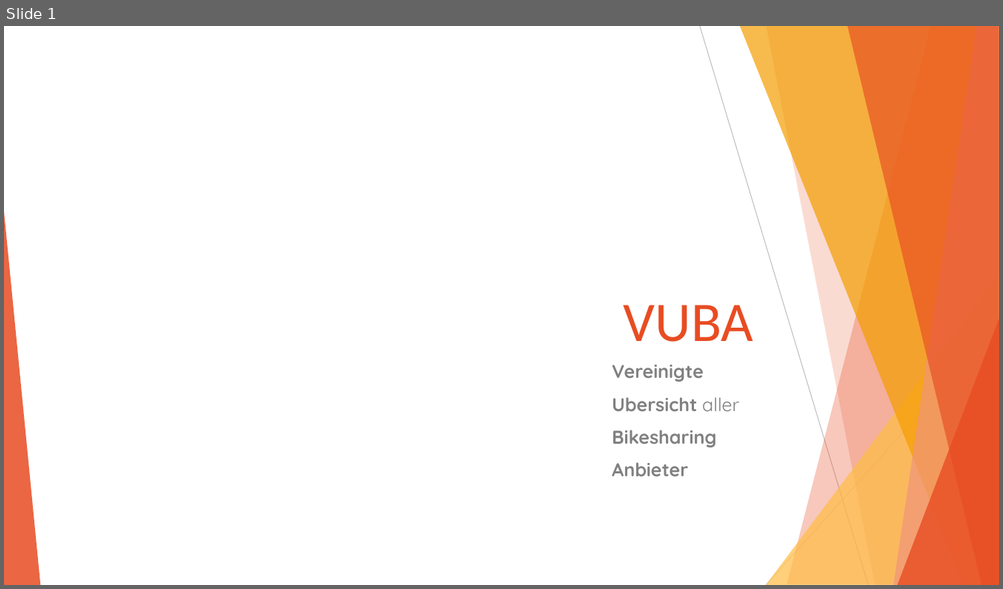
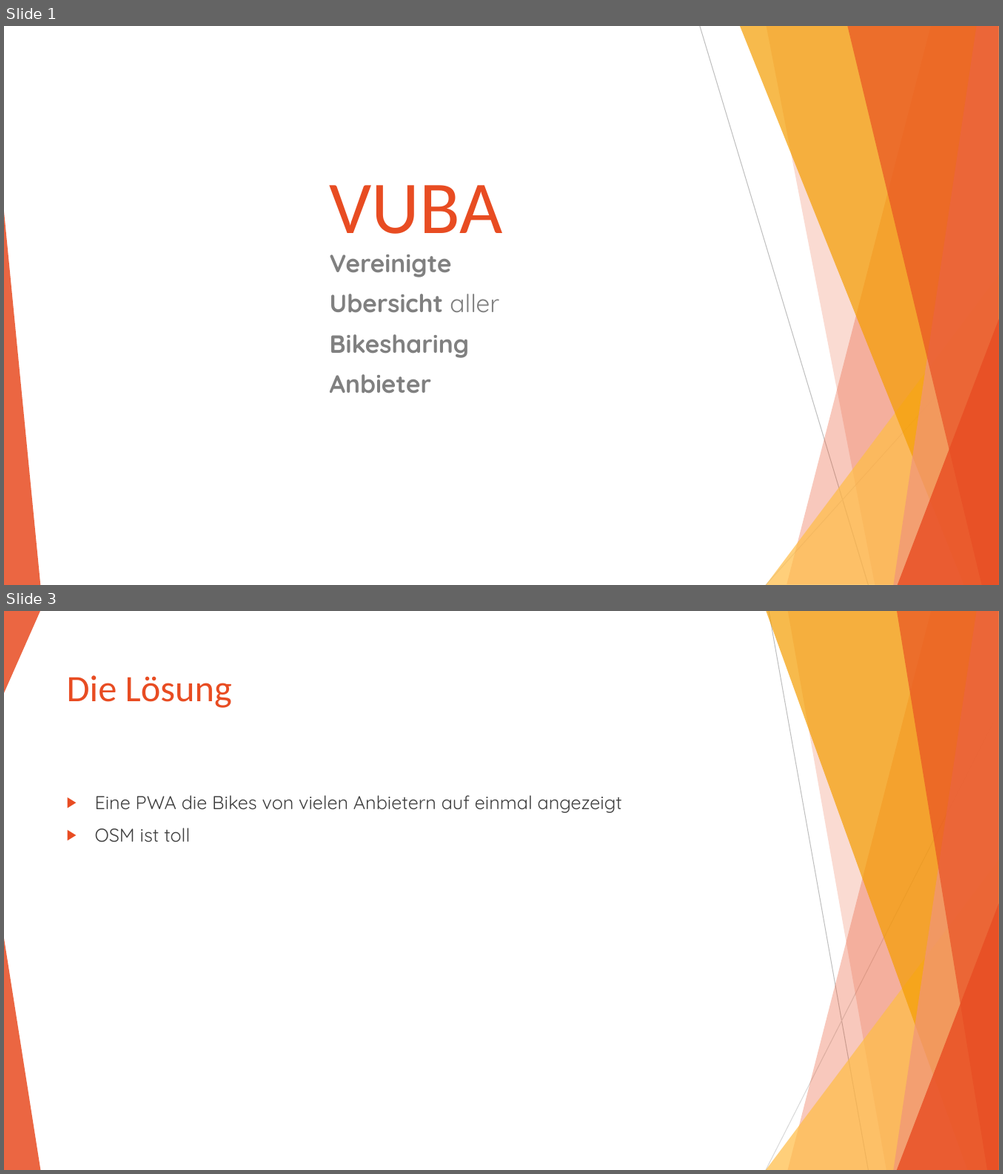
Before and after one commit to Jugendhackt/VUBA, a slide deck: VUBA.pptx. Shown one above the other, each under a label of ours: slide 1 before the commit, slides 1 and 3 after it; the slides between them are not shown. The pictures are 1003x589 and 1003x1174 pixels, drawn with LibreOffice and Linux fonts; fonts in the diff are those of the drawing. Boxes give left, top, right and bottom in pixels: in the first picture for what was removed or moved away, otherwise in the second. Text is boxed around its words. In the diff, an @@ line names an element or a change of style, - is before the commit and + after.

```diff
--- a/VUBA.pptx
+++ b/VUBA.pptx
@@ slide 3 added at (x1=4, y1=611, x2=999, y2=1170), background #FFFFFF; not listed: 2 template elements that a slide beside it also shows @@
@@ triangle added at (x1=4, y1=611, x2=40, y2=693), fill #E84C22 at 85% opacity @@
@@ title added at (x1=67, y1=675, x2=232, y2=708), 36 pt, text #E84C22 @@
+Die Lösung
@@ text added at (x1=95, y1=795, x2=622, y2=843), 18 pt, text #404040 @@
+▶ Eine PWA die Bikes von vielen Anbietern auf einmal angezeigt
+▶ OSM ist toll
@@ group added at (x1=4, y1=611, x2=999, y2=1170): 4 freeform shapes, 2 lines, 2 triangles @@
@@ slide 1 changed as well @@
@@ title "VUBA" moved from (x1=623, y1=305, x2=753, y2=342) to (x1=330, y1=185, x2=503, y2=234) @@
@@ title "VUBA" at (x1=330, y1=185, x2=503, y2=234): size 54 to 72 pt; alignment right to left @@
@@ subtitle "Vereinigte" moved from (x1=612, y1=365, x2=739, y2=477) to (x1=330, y1=255, x2=499, y2=394) @@
@@ subtitle "Vereinigte" at (x1=330, y1=255, x2=499, y2=394): size 18 to 24 pt @@
```
Also in this commit, not shown: 3 other slides added, 1 slide removed.
